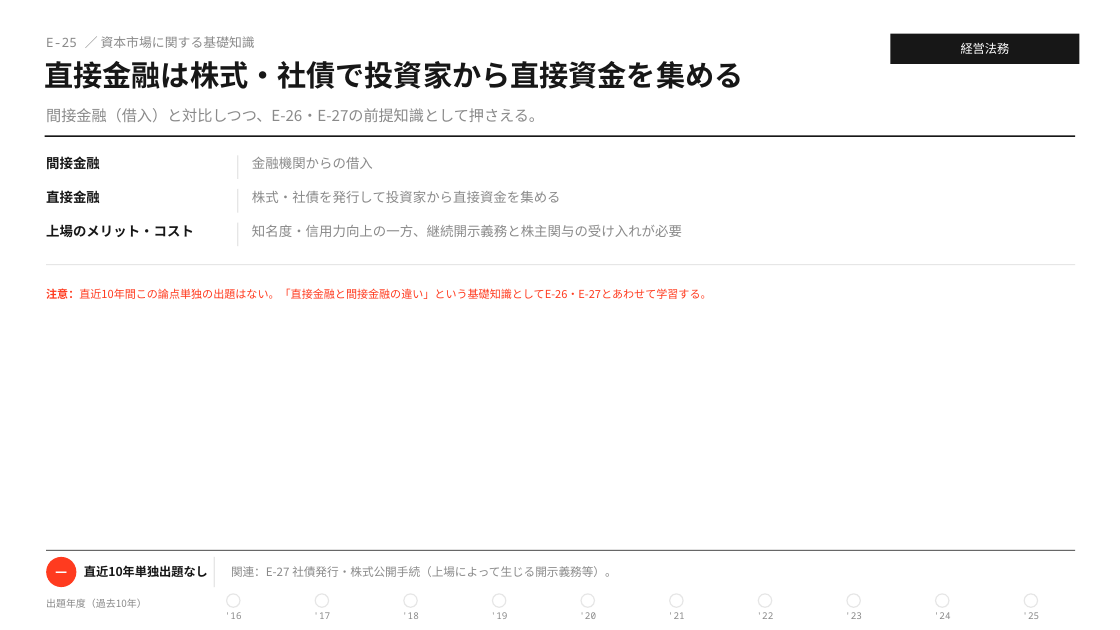
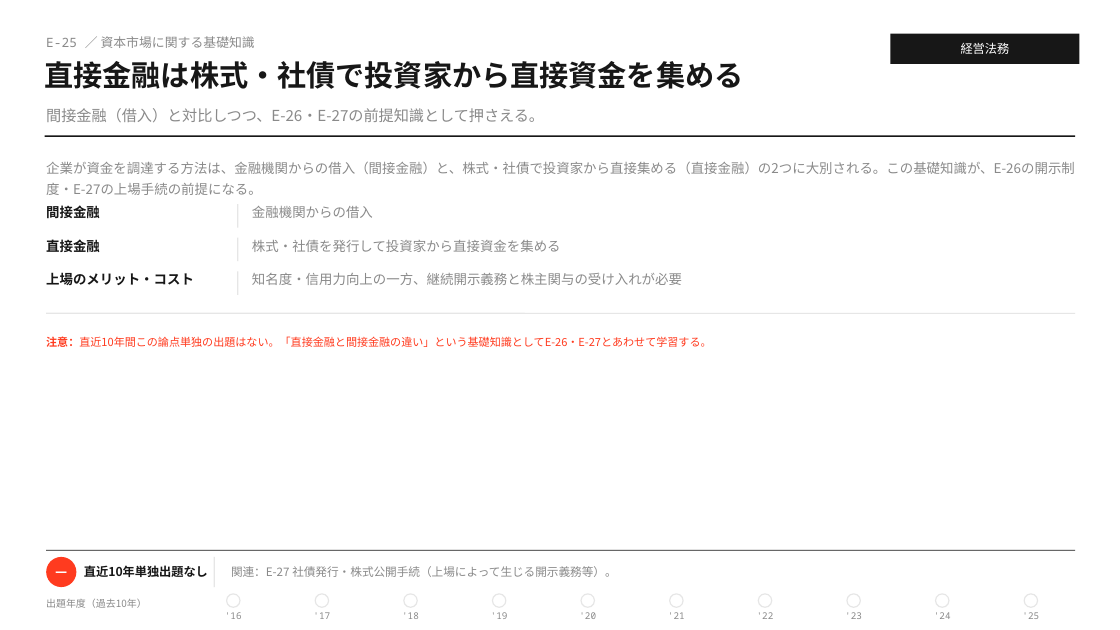
Before and after one commit to MasatoshiSano/SMEC, a slide deck: slide 41 of slides/1st_stage/E_business_law.pptx. Drawn at 1120x630 pixels with LibreOffice and Linux fonts; fonts in the diff are those of the drawing. Boxes give left, top, right and bottom in pixels: in the first picture for what was removed or moved away, otherwise in the second. Text is boxed around its words. In the diff, an @@ line names an element or a change of style, - is before the commit and + after.

```diff
--- a/slides/1st_stage/E_business_law.pptx
+++ b/slides/1st_stage/E_business_law.pptx
@@ text added at [46,162,1075,195], 11.5 pt, text #8A8A8A @@
+企業が資金を調達する方法は、金融機関からの借入（間接金融）と、株式・社債で投資家から直接集める（直接金融）の2つに大別される。この基礎知識が、E-26の開示制度・E-27の上場手続の前提になる。
@@ line moved from (238, 189) - (238, 213) to (238, 204) - (238, 228) @@
@@ line moved from (238, 223) - (238, 246) to (238, 238) - (238, 261) @@
@@ line moved from (238, 155) - (238, 179) to (238, 271) - (238, 295) @@
@@ 7 texts, 1 line: place and size @@
-7 texts, 1 line at [46,154,1075,299]
+7 texts, 1 line at [46,203,1075,347]
```
Also in this commit, not shown: 26 other slides changed, 2 other files.
